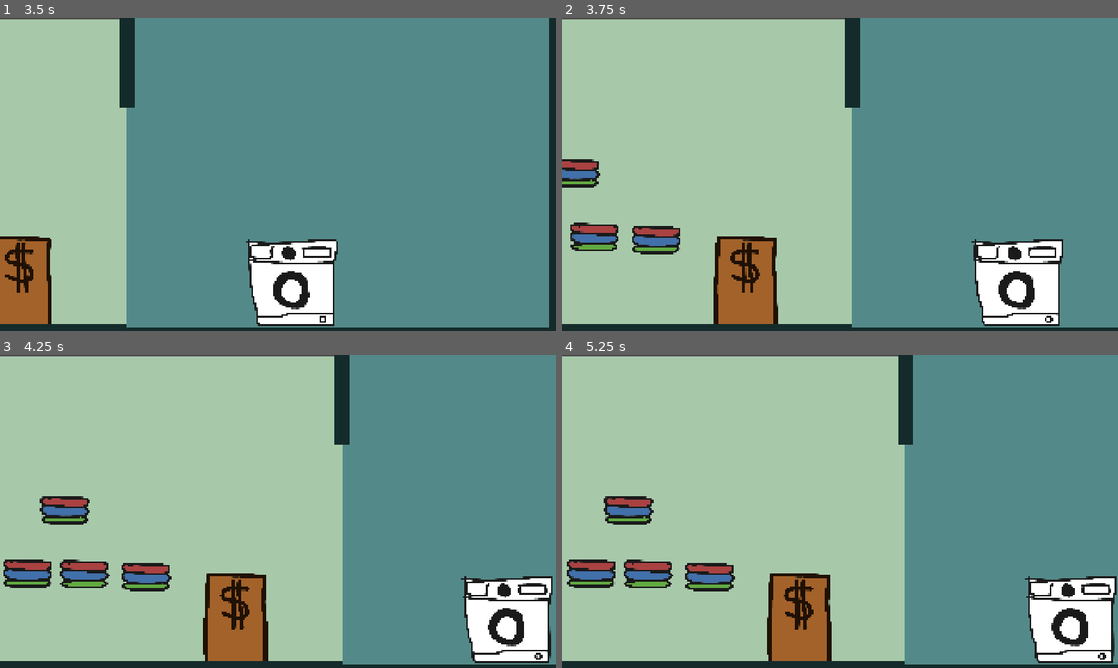
Above: before the commit, frames 1-4 (two rows, left to right).
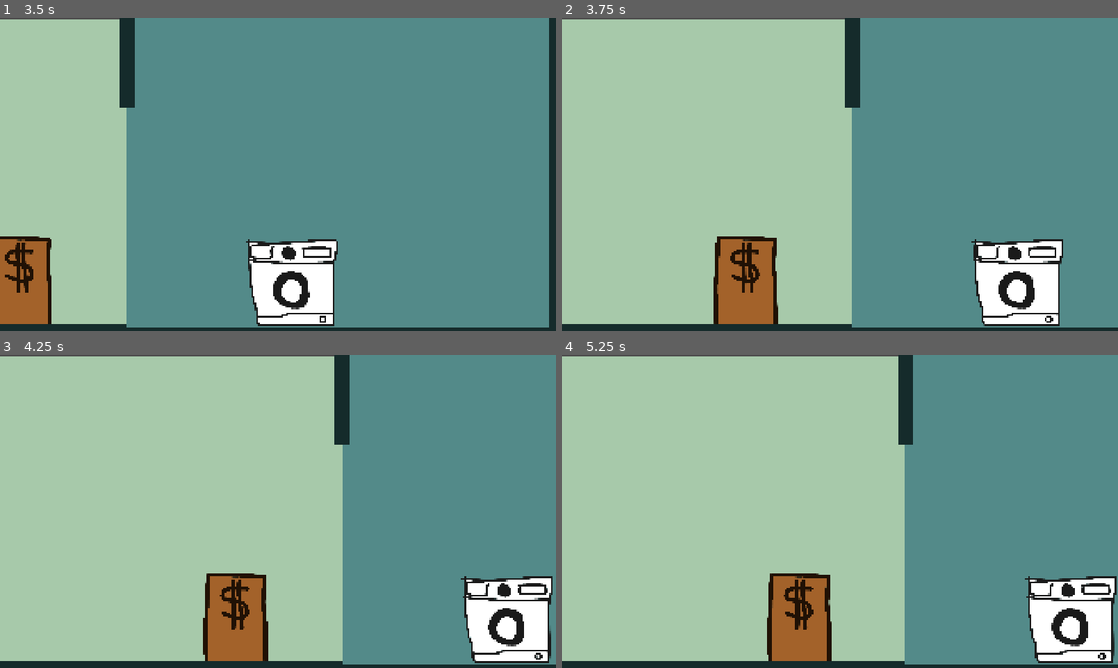
Above: after the commit, the same moments.

Repository: Scalamando/unslopping-machine
Game: Godot game, scene res://scenes/main.tscn
Two runs of this game, one before a commit and one after it. Both use one fixed random seed, a clock stepped at 60 frames per second and the inputs below.
Inputs (mouse positions are in pixels of both pictures, inside the frame that each line leads up to):
- Up to frame 1 (3.5 s): tap Enter at 0.5, 2 s; move the mouse to (400, 158) at 0.52 s; hold E (move_right_room) 0.53-1.25 s; click (400, 158) at 0.6 s; tap Space at 1.25, 2.75 s; drag from (166, 190) to (22, 262) at 1.27 s; move the mouse to (333, 105) at 2.02 s; hold E (move_right_room) 2.03-2.75 s; click (333, 105) at 2.1 s; drag from (250, 237) to (111, 127) at 2.77 s
- Up to frame 2 (3.75 s): tap Enter at 3.5 s; move the mouse to (1006, 221) at 3.52 s; hold Q (move_left_room) from 3.53 s (still down); click (1006, 221) at 3.6 s
- Up to frame 3 (4.25 s): keep holding Q (move_left_room)
- Up to frame 4 (5.25 s): release Q (move_left_room) at 4.25 s; drag from (706, 577) to (756, 433) at 4.27 s; move the mouse to (645, 574) at 5.02 s; hold Q (move_left_room) from 5.03 s (still down); click (645, 574) at 5.1 s

Frame 1 is identical in both runs. In frame 2, 2.1% of the frame differs, in the area x 0-22%, y 45-76%; in frame 3, 3.0%, in the area x 0-31%, y 45-76%; in frame 4, 3.0%.
Error after the commit: Invalid access to property or key 'folded_texture' on a base object of type 'Nil'. (res://scenes/cloth_controller.gd:11)

Commit message:
feat: add data structure, add CustomerSpawner
aslo rearanged some files

Diff:
--- /dev/null
+++ b/data/Clothing.gd
@@ -0,0 +1,6 @@
+class_name Clothing
+extends Resource
+
+@export var folded_texture : Texture
+@export var spread_out_scene : PackedScene
+@export var wash_instructions : WaschingInstruction
--- /dev/null
+++ b/data/Customer.gd
@@ -0,0 +1,6 @@
+class_name Customer
+extends Resource
+
+@export var name : String
+@export var clothing : Clothing
+@export var timeStamp : int
--- /dev/null
+++ b/data/WashingInstructions.gd
@@ -0,0 +1,9 @@
+class_name WaschingInstruction
+extends Resource
+
+enum Direction {clockwise, counterclockwise, none}
+enum Temperature {cold = 10, medium = 30, hot = 120}
+
+@export var speed : int
+@export var temperature : Temperature
+@export var direction : Direction
--- /dev/null
+++ b/data/cloths/scenes/shirt_folded.tscn
@@ -0,0 +1,26 @@
+[gd_scene format=3 uid="uid://cvg1sqw0uukfk"]
+
+[ext_resource type="Texture2D" uid="uid://3kceedkv2w11" path="res://assets/shirt_folded.png" id="1_k0bpn"]
+[ext_resource type="Script" uid="uid://crmnw3ldr3xev" path="res://addons/drag_and_drop/scripts/draggable.gd" id="2_6rbfu"]
+[ext_resource type="Script" uid="uid://djdmnemxrx7bg" path="res://addons/drag_and_drop/resources/draggable_types/draggable_type.gd" id="3_j3pym"]
+
+[sub_resource type="RectangleShape2D" id="RectangleShape2D_0j7jy"]
+size = Vector2(165, 43)
+
+[sub_resource type="Resource" id="Resource_qayg0"]
+script = ExtResource("3_j3pym")
+
+[node name="ShirtFolded" type="Area2D" unique_id=395071955]
+
+[node name="Sprite2D" type="Sprite2D" parent="." unique_id=1226810130]
+scale = Vector2(0.26230595, 0.29551172)
+texture = ExtResource("1_k0bpn")
+
+[node name="CollisionShape2D" type="CollisionShape2D" parent="." unique_id=25629466]
+position = Vector2(0.5, -0.5)
+shape = SubResource("RectangleShape2D_0j7jy")
+
+[node name="Draggable" type="Node" parent="." unique_id=63848006]
+script = ExtResource("2_6rbfu")
+type = SubResource("Resource_qayg0")
+metadata/_custom_type_script = "uid://crmnw3ldr3xev"
--- /dev/null
+++ b/data/cloths/scenes/shirt_spread_out.tscn
@@ -0,0 +1,22 @@
+[gd_scene format=3 uid="uid://bwmg2lu7lep0e"]
+
+[ext_resource type="Texture2D" uid="uid://ci18p82e2i30c" path="res://assets/shirt_spread_out.png" id="1_y4hgl"]
+
+[node name="ShirtSpreadOut" type="Control" unique_id=1070618402]
+layout_mode = 3
+anchors_preset = 0
+
+[node name="TextureRect" type="TextureRect" parent="." unique_id=1563049386]
+layout_mode = 1
+anchors_preset = 8
+anchor_left = 0.5
+anchor_top = 0.5
+anchor_right = 0.5
+anchor_bottom = 0.5
+offset_left = -260.5
+offset_top = -275.0
+offset_right = 260.5
+offset_bottom = 275.0
+grow_horizontal = 2
+grow_vertical = 2
+texture = ExtResource("1_y4hgl")
--- /dev/null
+++ b/data/cloths/shirt.tres
@@ -0,0 +1,19 @@
+[gd_resource type="Resource" script_class="Clothing" format=3 uid="uid://d2vmdjye85vqo"]
+
+[ext_resource type="Texture2D" uid="uid://3kceedkv2w11" path="res://assets/shirt_folded.png" id="1_1hyl2"]
+[ext_resource type="Script" uid="uid://c1er473h2880c" path="res://data/Clothing.gd" id="1_w1q8m"]
+[ext_resource type="Script" uid="uid://blgnuyj5fjgf1" path="res://data/WashingInstructions.gd" id="2_bbsy2"]
+[ext_resource type="PackedScene" uid="uid://bwmg2lu7lep0e" path="res://data/cloths/scenes/shirt_spread_out.tscn" id="3_aqmbu"]
+
+[sub_resource type="Resource" id="Resource_bbsy2"]
+script = ExtResource("2_bbsy2")
+speed = 800
+temperature = 120
+metadata/_custom_type_script = "uid://blgnuyj5fjgf1"
+
+[resource]
+script = ExtResource("1_w1q8m")
+folded_texture = ExtResource("1_1hyl2")
+spread_out_scene = ExtResource("3_aqmbu")
+wash_instructions = SubResource("Resource_bbsy2")
+metadata/_custom_type_script = "uid://c1er473h2880c"
--- a/scenes/cloth.tscn
+++ b/entities/cloth.tscn
@@ -1,19 +1,8 @@
 [gd_scene format=3 uid="uid://brnmfwif8cssh"]
 
-[ext_resource type="Texture2D" uid="uid://04f4veqgag5n" path="res://assets/cloth.png" id="1_4erq4"]
+[ext_resource type="Script" uid="uid://bxe8mmrb2ox61" path="res://scenes/cloth_controller.gd" id="1_4erq4"]
 [ext_resource type="Script" uid="uid://crmnw3ldr3xev" path="res://addons/drag_and_drop/scripts/draggable.gd" id="1_sm2ym"]
 [ext_resource type="Script" uid="uid://djdmnemxrx7bg" path="res://addons/drag_and_drop/resources/draggable_types/draggable_type.gd" id="2_4erq4"]
-
-[sub_resource type="SpriteFrames" id="SpriteFrames_rcsmu"]
-animations = [{
-"frames": [{
-"duration": 1.0,
-"texture": ExtResource("1_4erq4")
-}],
-"loop": 1,
-"name": &"default",
-"speed": 5.0
-}]
 
 [sub_resource type="CircleShape2D" id="CircleShape2D_rcsmu"]
 radius = 99.0202
@@ -22,10 +11,11 @@
 script = ExtResource("2_4erq4")
 
 [node name="Cloth" type="Area2D" unique_id=406249680]
+script = ExtResource("1_4erq4")
 
-[node name="AnimatedSprite2D" type="AnimatedSprite2D" parent="." unique_id=2102569540]
+[node name="Sprite2D" type="Sprite2D" parent="." unique_id=1168166370]
+unique_name_in_owner = true
 scale = Vector2(0.25, 0.25)
-sprite_frames = SubResource("SpriteFrames_rcsmu")
 
 [node name="CollisionShape2D" type="CollisionShape2D" parent="." unique_id=1394123991]
 shape = SubResource("CircleShape2D_rcsmu")
--- a/project.godot
+++ b/project.godot
@@ -14,6 +14,10 @@
 run/main_scene="uid://dvo3ir3el2j44"
 config/features=PackedStringArray("4.7", "GL Compatibility")
 config/icon="res://icon.svg"
+
+[debug]
+
+gdscript/warnings/untyped_declaration=1
 
 [display]
 
--- /dev/null
+++ b/scenes/cloth_controller.gd
@@ -0,0 +1,11 @@
+class_name Cloth
+extends Area2D
+@onready var sprite_2d: Sprite2D = %Sprite2D
+
+var cloth_data : Clothing
+
+func load_data(cloth : Clothing) -> void:
+	cloth_data = cloth
+
+func _ready() -> void:
+	sprite_2d.texture = cloth_data.folded_texture
--- /dev/null
+++ b/scenes/cloth_spawner_controller.gd
@@ -0,0 +1,22 @@
+extends Node2D
+
+@export var customer_array : Array[Customer]
+@export var cloth_scene : PackedScene
+var time : int = 0
+
+func _ready() -> void:
+
+	assert(cloth_scene != null)
+	assert(!customer_array.is_empty())
+
+	spawn_customers()
+
+
+func spawn_customers():
+	for customer : Customer in customer_array:
+		var delay : int = customer.timeStamp - time
+		await get_tree().create_timer(delay).timeout
+
+		var cloth_node : Cloth = cloth_scene.instantiate() as Cloth
+		cloth_node.load_data(customer.clothing)
+		add_child(cloth_node)
--- a/scenes/main.tscn
+++ b/scenes/main.tscn
@@ -5,8 +5,8 @@
 [ext_resource type="Script" uid="uid://bedr0dcnjakxq" path="res://scenes/main.gd" id="1_tbgi4"]
 [ext_resource type="PackedScene" uid="uid://wjafvpjq5ntv" path="res://scenes/reception.tscn" id="2_sugp2"]
 [ext_resource type="Script" uid="uid://dmbn5b0p26ns5" path="res://scenes/camera_controller.gd" id="3_jyhfs"]
-[ext_resource type="PackedScene" uid="uid://v0gnwt1i2wge" path="res://scenes/washing_machine.tscn" id="6_tefeu"]
-[ext_resource type="PackedScene" uid="uid://brnmfwif8cssh" path="res://scenes/cloth.tscn" id="7_o6xl0"]
+[ext_resource type="PackedScene" uid="uid://v0gnwt1i2wge" path="res://entities/washing_machine.tscn" id="6_tefeu"]
+[ext_resource type="PackedScene" uid="uid://brnmfwif8cssh" path="res://entities/cloth.tscn" id="7_o6xl0"]
 
 [node name="Node2D" type="Node2D" unique_id=715033021]
 script = ExtResource("1_tbgi4")
--- /dev/null
+++ b/scenes/main_data_test.tscn
@@ -0,0 +1,51 @@
+[gd_scene format=3 uid="uid://bh23phtqgb16i"]
+
+[ext_resource type="Script" uid="uid://bedr0dcnjakxq" path="res://scenes/main.gd" id="1_oyj1r"]
+[ext_resource type="PackedScene" uid="uid://wjafvpjq5ntv" path="res://scenes/reception.tscn" id="2_cfsa3"]
+[ext_resource type="PackedScene" uid="uid://dwucql2syuxls" path="res://scenes/wasching_room.tscn" id="3_d0rit"]
+[ext_resource type="Script" uid="uid://dmbn5b0p26ns5" path="res://scenes/camera_controller.gd" id="4_eib1c"]
+[ext_resource type="PackedScene" uid="uid://fsgyhkw1fcjg" path="res://ui/main_ui.tscn" id="5_mg1pm"]
+[ext_resource type="PackedScene" uid="uid://brnmfwif8cssh" path="res://entities/cloth.tscn" id="6_2wuav"]
+[ext_resource type="PackedScene" uid="uid://v0gnwt1i2wge" path="res://entities/washing_machine.tscn" id="7_6ot14"]
+[ext_resource type="Script" uid="uid://c0ierpals2ss6" path="res://scenes/cloth_spawner_controller.gd" id="7_oyj1r"]
+[ext_resource type="Script" uid="uid://bqcwvesmpnf82" path="res://data/Customer.gd" id="8_eib1c"]
+[ext_resource type="Resource" uid="uid://d2vmdjye85vqo" path="res://data/cloths/shirt.tres" id="9_eib1c"]
+
+[sub_resource type="Resource" id="Resource_cfsa3"]
+script = ExtResource("8_eib1c")
+name = "Dieter"
+clothing = ExtResource("9_eib1c")
+timeStamp = 2
+metadata/_custom_type_script = "uid://bqcwvesmpnf82"
+
+[sub_resource type="Resource" id="Resource_mg1pm"]
+script = ExtResource("8_eib1c")
+name = "Henry"
+clothing = ExtResource("9_eib1c")
+timeStamp = 5
+metadata/_custom_type_script = "uid://bqcwvesmpnf82"
+
+[node name="Node2D" type="Node2D" unique_id=715033021]
+script = ExtResource("1_oyj1r")
+
+[node name="Reception" parent="." unique_id=1964710212 instance=ExtResource("2_cfsa3")]
+position = Vector2(-893, 0)
+
+[node name="WaschingRoom" parent="." unique_id=1269579874 instance=ExtResource("3_d0rit")]
+scale = Vector2(1, 1.0131407)
+
+[node name="Camera2D" type="Camera2D" parent="." unique_id=1243545003]
+script = ExtResource("4_eib1c")
+cameraPosLeftRoom = Vector2(-750, 0)
+
+[node name="MainUI" parent="Camera2D" unique_id=1842875158 instance=ExtResource("5_mg1pm")]
+mouse_filter = 1
+
+[node name="WaschingMachine" parent="." unique_id=1667756517 instance=ExtResource("7_6ot14")]
+position = Vector2(730, 375)
+
+[node name="CustomerSpawner" type="Node2D" parent="." unique_id=687975302]
+position = Vector2(-1262, 160)
+script = ExtResource("7_oyj1r")
+customer_array = Array[ExtResource("8_eib1c")]([SubResource("Resource_cfsa3"), SubResource("Resource_mg1pm")])
+cloth_scene = ExtResource("6_2wuav")
Binary file added: assets/shirt_folded.png
Not shown, added: assets/shirt_folded.png.import
Binary file added: assets/shirt_spread_out.png
Not shown, added: assets/shirt_spread_out.png.import
Not shown, added: data/Clothing.gd.uid
Not shown, added: data/Customer.gd.uid
Not shown, added: data/WashingInstructions.gd.uid
Renamed: scenes/washing_machine.tscn -> entities/washing_machine.tscn
Not shown, added: scenes/cloth_controller.gd.uid
Not shown, added: scenes/cloth_spawner_controller.gd.uid
Not shown, added: assets/shirt-folded.png.kra
Not shown, added: assets/shirt-folded.png~
(and 1 more such lines)
